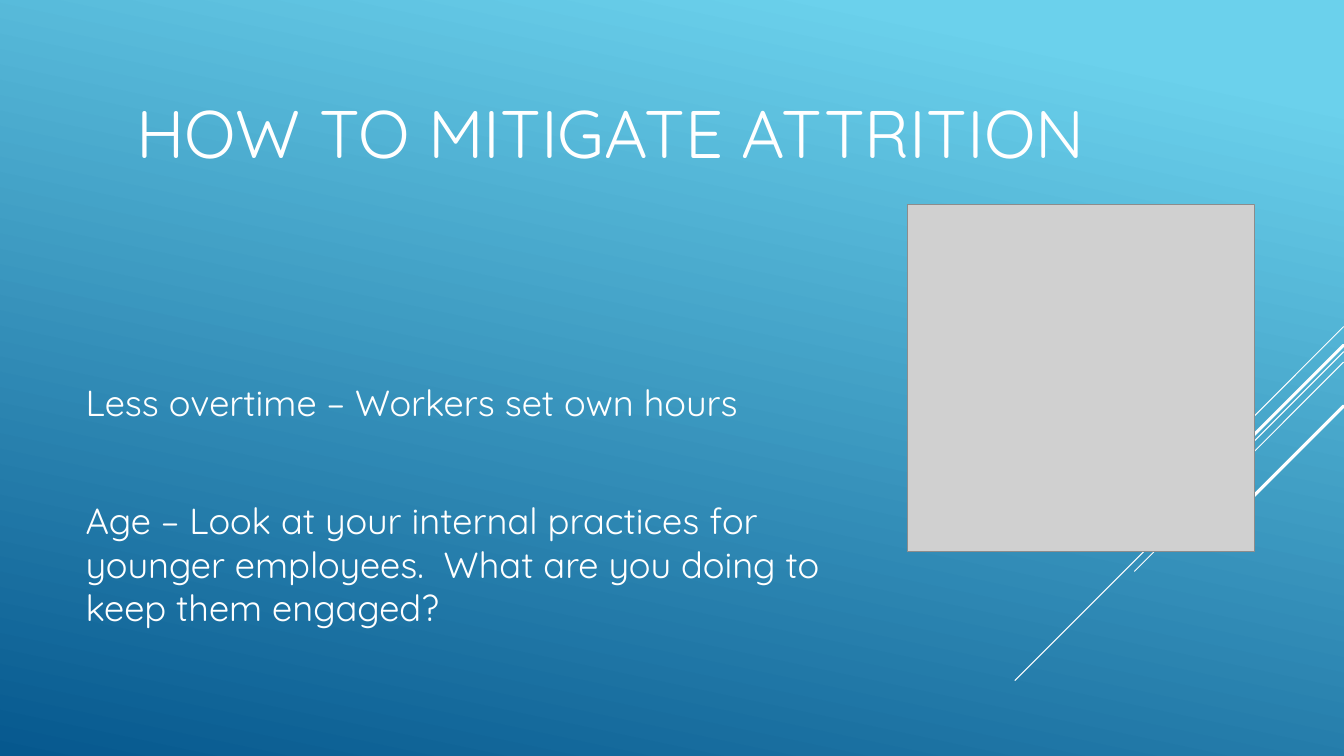
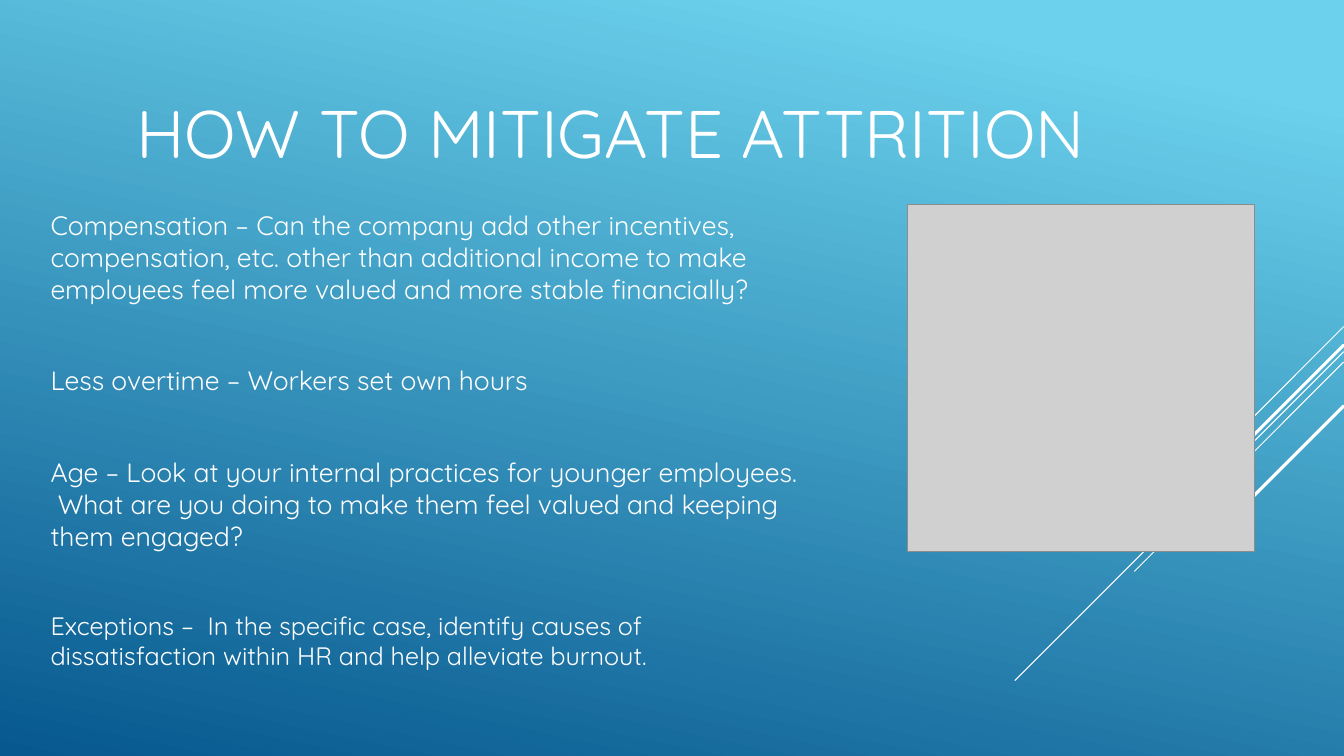
Before and after one commit to R-Chandna/MSDS6306_CaseStudy_2, a slide deck: slide 17 of Attrition_Case_Study_2_pptx_TAJAR_IP.pptx (slide 15 before the commit). Drawn at 1344x756 pixels with LibreOffice and Linux fonts; fonts in the diff are those of the drawing; grey boxes stand for pictures. Boxes give left, top, right and bottom in pixels: in the first picture for what was removed or moved away, otherwise in the second. Text is boxed around its words. In the diff, an @@ line names an element or a change of style, - is before the commit and + after.

```diff
--- a/Attrition_Case_Study_2_pptx_TAJAR_IP.pptx
+++ b/Attrition_Case_Study_2_pptx_TAJAR_IP.pptx
@@ text "Compensation – Can the company ...": place and size @@
-text "Compensation – Can the company ..." at [86, 389, 820, 629]
+text "Compensation – Can the company ..." at [51, 215, 797, 670]
@@ text at [51, 215, 748, 305]: paragraph added @@
+Compensation – Can the company add other incentives, compensation, etc. other than additional income to make employees feel more valued and more stable financially?
@@ text at [51, 370, 528, 391]: size 25.9 to 19 pt in "Less overtime – Workers set own hours"; less space between paragraphs @@
@@ text at [51, 462, 797, 670]: text changed; size 25.9 to 19 pt @@
-  Age – Look at your internal practices for younger employees. What are you doing to keep them engaged?
+  Age – Look at your internal practices for younger employees. What are you doing to make them feel valued and keeping them engaged?
+  Exceptions – In the specific case, identify causes of dissatisfaction within HR and help alleviate burnout.
```
Also in this commit, not shown: 2 other slides changed, 3 slides added, 1 slide removed, 1 other file.
